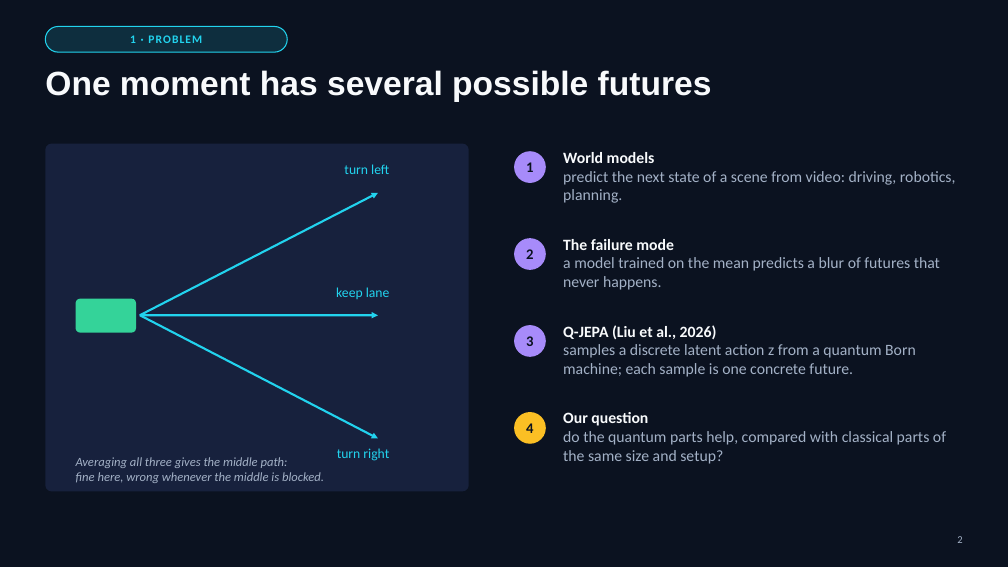
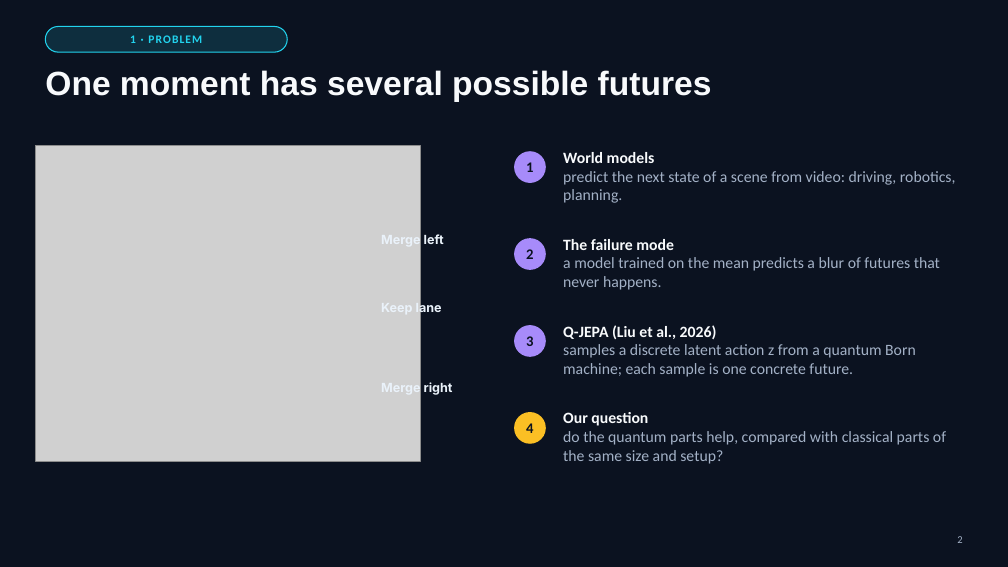
Before and after one commit to Brigada-Inginerilor-Amarati/Q2-JEPA, a slide deck: slide 2 of presentation/Q2-JEPA-demo-day.pptx. Drawn at 1008x567 pixels with LibreOffice and Linux fonts; fonts in the diff are those of the drawing; grey boxes stand for pictures. Boxes give left, top, right and bottom in pixels: in the first picture for what was removed or moved away, otherwise in the second. Text is boxed around its words. In the diff, an @@ line names an element or a change of style, - is before the commit and + after.

```diff
--- a/presentation/Q2-JEPA-demo-day.pptx
+++ b/presentation/Q2-JEPA-demo-day.pptx
@@ picture added at (36, 146, 420, 461) @@
@@ rounded rectangle removed at (45, 144, 469, 492) @@
@@ text removed at (344, 164, 389, 174) @@
-turn left
@@ arrow removed from (140, 315) to (378, 193) @@
@@ text added at (381, 234, 444, 246), 12 pt, text #EAF2FA, bold @@
+Merge left
@@ rounded rectangle removed at (76, 299, 136, 333) @@
@@ arrow removed from (140, 315) to (378, 315) @@
@@ arrow removed from (140, 315) to (378, 439) @@
@@ text at (416, 302, 442, 316): text changed; size 13 to 12 pt; font Calibri to Inter; text colour #22D3EE to #EAF2FA; bold on @@
-keep lane
+Keep lane
@@ text added at (381, 382, 453, 395), 12 pt, text #EAF2FA, bold @@
+Merge right
@@ text removed at (337, 448, 389, 461) @@
-turn right
@@ text removed at (76, 457, 324, 483) @@
-Averaging all three gives the middle path:
-fine here, wrong whenever the middle is blocked.
```
Also in this commit, not shown: 6 other slides changed, 3 slides added, 1 slide removed.
